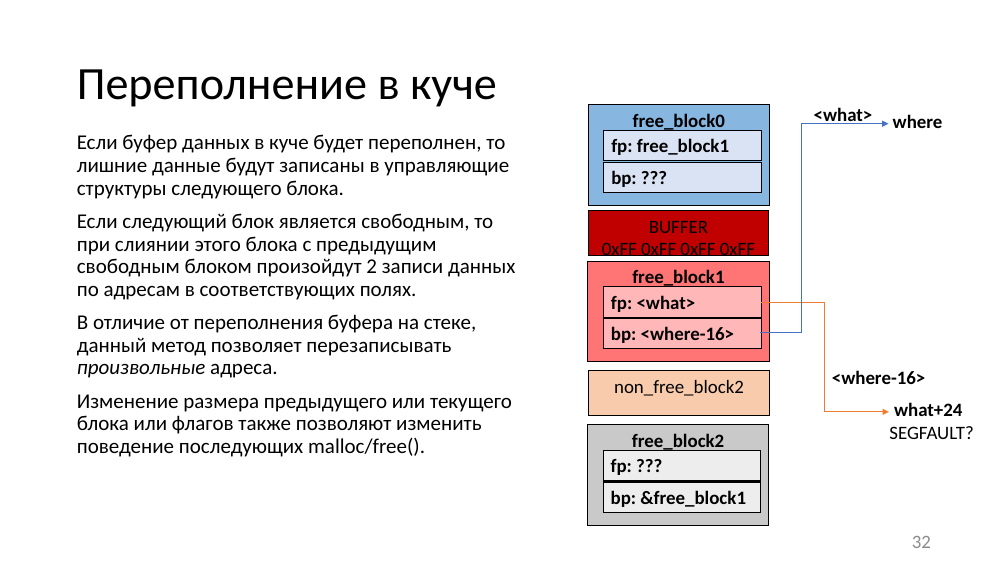
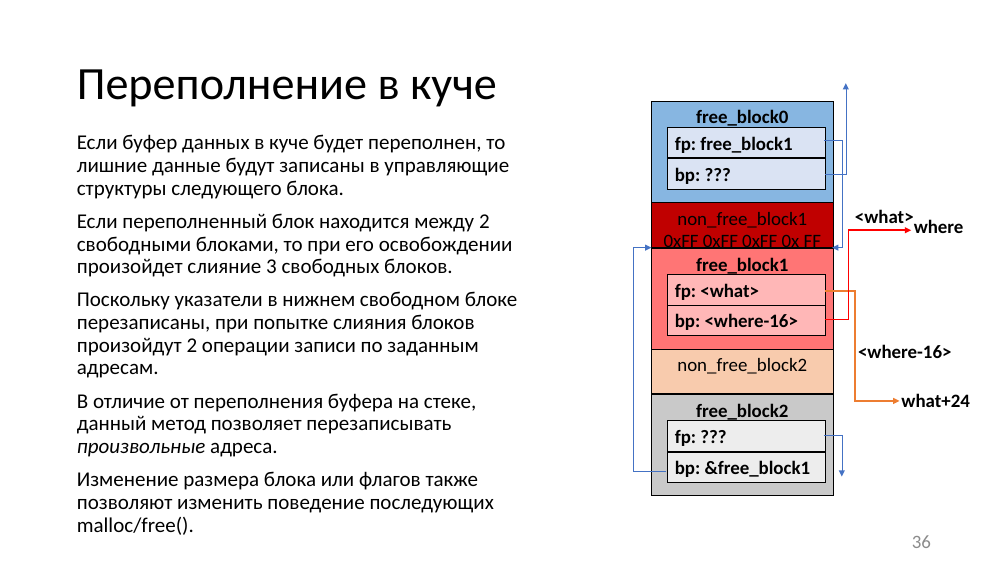
Before and after one commit to itsecd/low-level-programming, a slide deck: slide 36 of Lectures/6.Vulnerabilities/Lecture6.pptx (slide 32 before the commit). Drawn at 1008x567 pixels with LibreOffice and Linux fonts; fonts in the diff are those of the drawing. Boxes give left, top, right and bottom in pixels: in the first picture for what was removed or moved away, otherwise in the second. Text is boxed around its words. In the diff, an @@ line names an element or a change of style, - is before the commit and + after.

Commit message:
[~] Lecture6

```diff
--- a/Lectures/6.Vulnerabilities/Lecture6.pptx
+++ b/Lectures/6.Vulnerabilities/Lecture6.pptx
@@ elbow arrow added from (825, 174) to (846, 83), #4472C4 0.5 pt @@
@@ rectangle "fp: free_block1": place and size @@
-rectangle "fp: free_block1" at [604,130,762,160]
+rectangle "fp: free_block1" at [668,128,826,158]
@@ elbow arrow moved from (761, 332) - (889, 124) to (825, 141) - (833, 248) @@
@@ 3 rectangles: place and size @@
-3 rectangles at [588,105,770,256]
+3 rectangles at [652,101,833,248]
@@ text "<what>": place and size @@
-text "<what>" at [814,107,873,124]
+text "<what>" at [855,209,914,229]
@@ text at [77,213,518,378]: text changed @@
-Если следующий блок является свободным, то при слиянии этого блока с предыдущим свободным блоком произойдут 2 записи данных по адресам в соответствующих полях.
+Если переполненный блок находится между 2 свободными блоками, то при его освобождении произойдет слияние 3 свободных блоков.
+Поскольку указатели в нижнем свободном блоке перезаписаны, при попытке слияния блоков произойдут 2 операции записи по заданным адресам.
@@ text in rectangle at [664,212,821,253]: text changed @@
-BUFFER
-0xFF 0xFF 0xFF 0xFF
+non_free_block1
+0xFF 0xFF 0xFF 0x FF
@@ elbow arrow added from (825, 320) to (911, 231), #FF0000 1.5 pt @@
@@ text "where": place and size @@
-text "where" at [893,114,943,128]
+text "where" at [914,219,964,233]
@@ elbow arrow added from (666, 471) to (652, 248), #4472C4 0.5 pt @@
@@ elbow arrow moved from (761, 302) - (889, 412) to (825, 291) - (900, 401) @@
@@ elbow arrow (825, 291) - (900, 401): stroke #ED7D31 1 pt to #ED7D31 1.5 pt @@
@@ 3 rectangles: place and size @@
-3 rectangles at [588,261,769,361]
+3 rectangles at [652,249,833,349]
@@ rectangle "non_free_block2": place and size @@
-rectangle "non_free_block2" at [589,371,770,416]
+rectangle "non_free_block2" at [652,349,833,394]
@@ text "<where-16>": place and size @@
-text "<where-16>" at [832,370,925,384]
+text "<where-16>" at [858,344,951,358]
@@ text "what+24": place and size @@
-text "what+24" at [894,402,962,416]
+text "what+24" at [901,393,969,407]
@@ 3 rectangles: place and size @@
-3 rectangles at [588,425,769,526]
+3 rectangles at [652,395,833,495]
@@ elbow arrow added from (824, 435) to (842, 476), #4472C4 0.5 pt @@
@@ text removed at [889,426,973,439] @@
-SEGFAULT?
@@ text at [77,471,494,535]: text changed @@
-Изменение размера предыдущего или текущего блока или флагов также позволяют изменить поведение последующих malloc/free().
+Изменение размера блока или флагов также позволяют изменить поведение последующих malloc/free().
@@ page number at [912,535,931,548]: text changed @@
-32
+36
```
Also in this commit, not shown: 26 other slides changed, 2 slides added, 1 slide removed, 1 other file.
